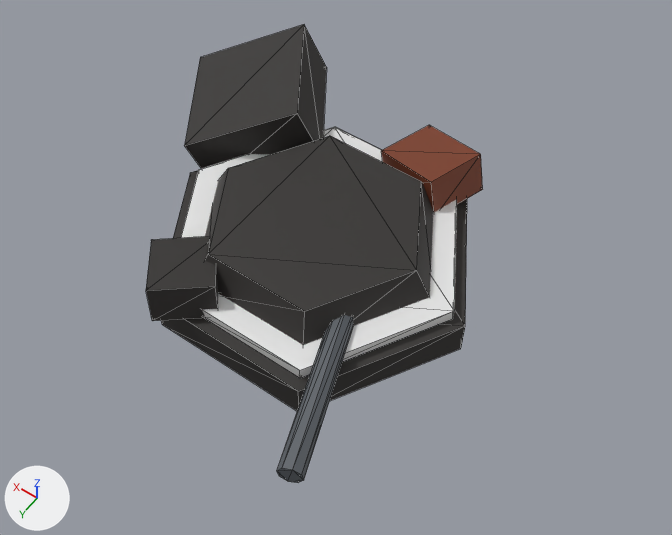
The glTF model IronFlag/unity/Assets/RF/Art/Models/RF_Structure_Turret_Destroyed.glb, before and after one commit.
Both versions are drawn from a camera (50 mm lens) standing at (-2.75, 3.62, 5.82) and looking at (-0.26, 0.13, 0.34). Arrows for +X, +Y and +Z are at lower left; the lights stay in place. The picture after the commit comes second. Mesh edges are drawn as thin lines. Where no turn or scale is listed for an object, it has been applied to the vertices. Vertices at exactly the same position are counted once.

Names of what the first picture shows: 'RF_Structure_Turret_Destroyed', 'TeamTrim'.
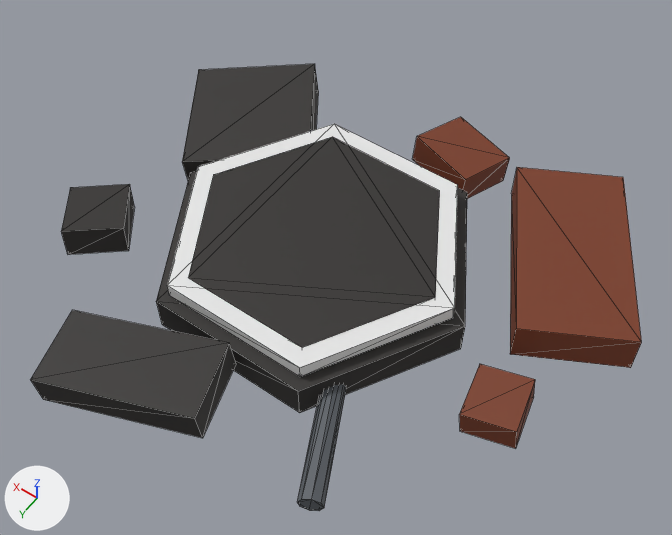
What differs and where, as boxes [x1, y1, x2, y2] in the pictures (672 x 535 px; the box of a moved part takes in the faces that stretch with it):
```json
{"object": "RF_Structure_Turret_Destroyed", "change": "reshaped", "before": [146, 24, 483, 483], "after": [31, 64, 641, 511], "on screen": "81% wider"}
{"object": "TeamTrim", "change": "rescaled", "before": [181, 127, 457, 378], "after": [167, 124, 458, 377]}
{"part": 1, "of": "me_rf_structure_turret_destroyed", "change": "added", "after": [61, 184, 134, 254]}
{"part": 2, "of": "me_rf_structure_turret_destroyed", "change": "moved or reshaped", "before": [146, 24, 483, 483], "after": [31, 64, 641, 511]}
```

Scene script edits in JSON lines:
```json
{"block": "me_rf_structure_turret_destroyed", "where": "# used by ob_rf_structure_turret_destroyed; location = (0.0, 0.0, 0.0)"}
{"op": "remove", "block": "me_rf_structure_turret_destroyed", "code": "me_rf_structure_turret_destroyed.from_pydata(...)  # 64 vertices, 104 faces; spans x -1.3..2.02, y -1.62..1.73, z 0.0..0.86"}
{"op": "add", "block": "me_rf_structure_turret_destroyed", "code": "me_rf_structure_turret_destroyed.from_pydata(...)  # 88 vertices, 140 faces; spans x -2.4..2.07, y -2.01..2.11, z 0.0..0.44"}
{"block": "me_rf_structure_turret_destroyed", "change": "me_rf_structure_turret_destroyed part 1: the loose piece of 8 vertices spanning x 0.18..0.92, y 0.52..1.28, z 0.22..0.62 is copied, and the copy is scaled about its middle by (1, 1, 0.812), then moved by (1.11, -0.18, -0.26); it spans x 1.29..2.03, y 0.34..1.1, z 0.0..0.32"}
{"block": "me_rf_structure_turret_destroyed", "change": "me_rf_structure_turret_destroyed part 2"}
{"block": "me_rf_structure_turret_destroyed", "change": "4 vertices are removed from x -0.75..-0.1, y -1.39..-1.18, z 0.2..0.68"}
{"block": "me_rf_structure_turret_destroyed", "change": "10 faces are deleted"}
{"block": "me_rf_structure_turret_destroyed", "change": "42 vertices move from x -1.11..2.02, y -1.62..1.73, z 0.02..0.86 to x -1.64..2.07, y -1.61..2.11, z 0.0..0.44"}
{"block": "me_rf_structure_turret_destroyed", "change": "20 vertices are added at x -2.4..0.03, y -2.01..0.6, z 0.0..0.42"}
{"block": "me_rf_structure_turret_destroyed", "change": "34 new faces join them"}
{"block": "me_teamtrim", "where": "# used by ob_teamtrim; location = (0.0, 0.0, 0.0)"}
{"op": "remove", "block": "me_teamtrim", "code": "me_teamtrim.from_pydata(...)  # 12 vertices, 20 faces; spans x -1.2..1.2, y -1.04..1.04, z 0.3..0.4"}
{"op": "add", "block": "me_teamtrim", "code": "me_teamtrim.from_pydata(...)  # 12 vertices, 20 faces; spans x -1.2..1.2, y -1.04..1.04, z 0.31..0.44"}
{"block": "me_teamtrim", "change": "me_teamtrim part 3: the whole mesh is scaled about its middle by (1, 1, 1.2), then moved by (0.0, 0.0, 0.03)"}
```
